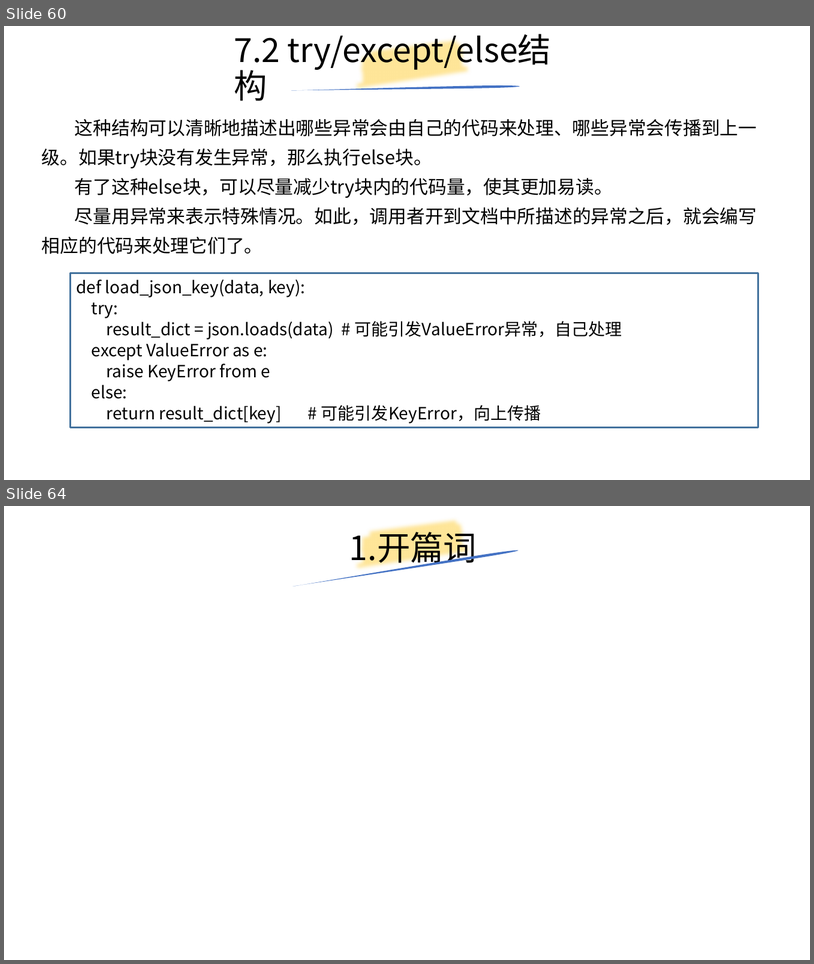
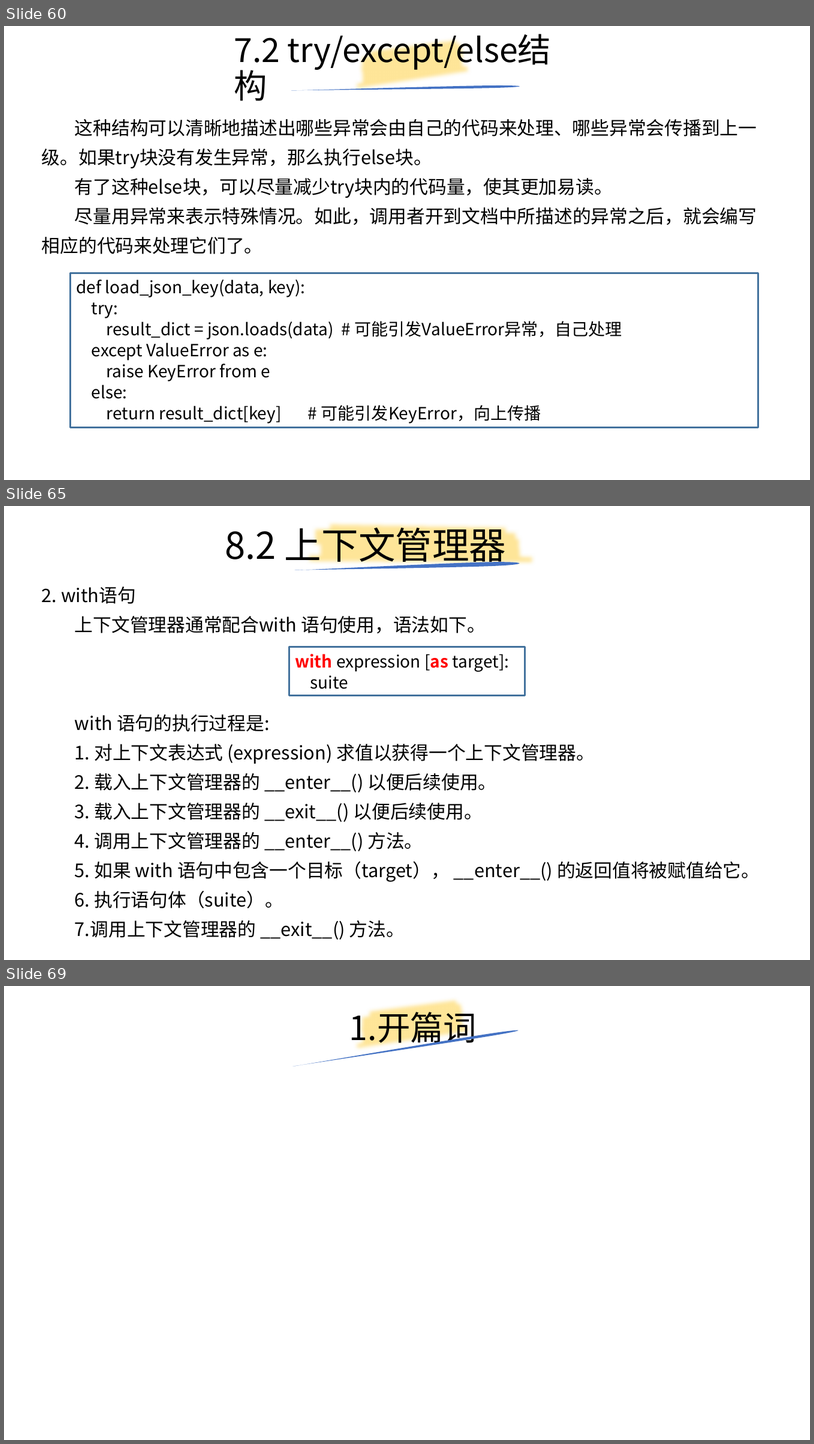
Before and after one commit to yiwenliu/CorePython, a slide deck: PPT/CorePython.pptx. Shown one above the other, each under a label of ours: slides 60 and 64 before the commit, slides 60, 65 and 69 after it; the slides between them are not shown. The pictures are 814x964 and 814x1444 pixels, drawn with LibreOffice and Linux fonts; fonts in the diff are those of the drawing. Boxes give left, top, right and bottom in pixels: in the first picture for what was removed or moved away, otherwise in the second. Text is boxed around its words. In the diff, an @@ line names an element or a change of style, - is before the commit and + after.

```diff
--- a/PPT/CorePython.pptx
+++ b/PPT/CorePython.pptx
@@ slide 65 added at [4, 506, 810, 960], background #FFFFFF @@
@@ title added at [225, 521, 507, 568], 44 pt, text #000000 @@
+8.2 上下文管理器
@@ freeform shape added at [306, 506, 540, 597], outline #FFE699 16 pt @@
@@ freeform shape added at [295, 562, 520, 570], fill #4472C4 @@
@@ text added at [42, 586, 486, 633], 22 pt, text #000000 @@
+2. with语句
+上下文管理器通常配合with 语句使用，语法如下。
@@ rectangle added at [289, 647, 525, 696], outline #43739E 2.25 pt, 20 pt, text #000000 @@
+with expression [as target]:
+suite
@@ text added at [75, 714, 760, 939], 22 pt, text #000000 @@
+with 语句的执行过程是:
+1. 对上下文表达式 (expression) 求值以获得一个上下文管理器。
+2. 载入上下文管理器的 __enter__() 以便后续使用。
+3. 载入上下文管理器的 __exit__() 以便后续使用。
+4. 调用上下文管理器的 __enter__() 方法。
+5. 如果 with 语句中包含一个目标（target）， __enter__() 的返回值将被赋值给它。
+6. 执行语句体（suite）。
+7.调用上下文管理器的 __exit__() 方法。
@@ what was slide 64 is now slide 69 @@
```
Also in this commit, not shown: 1 slide changed, 6 other slides added, 2 slides removed.
